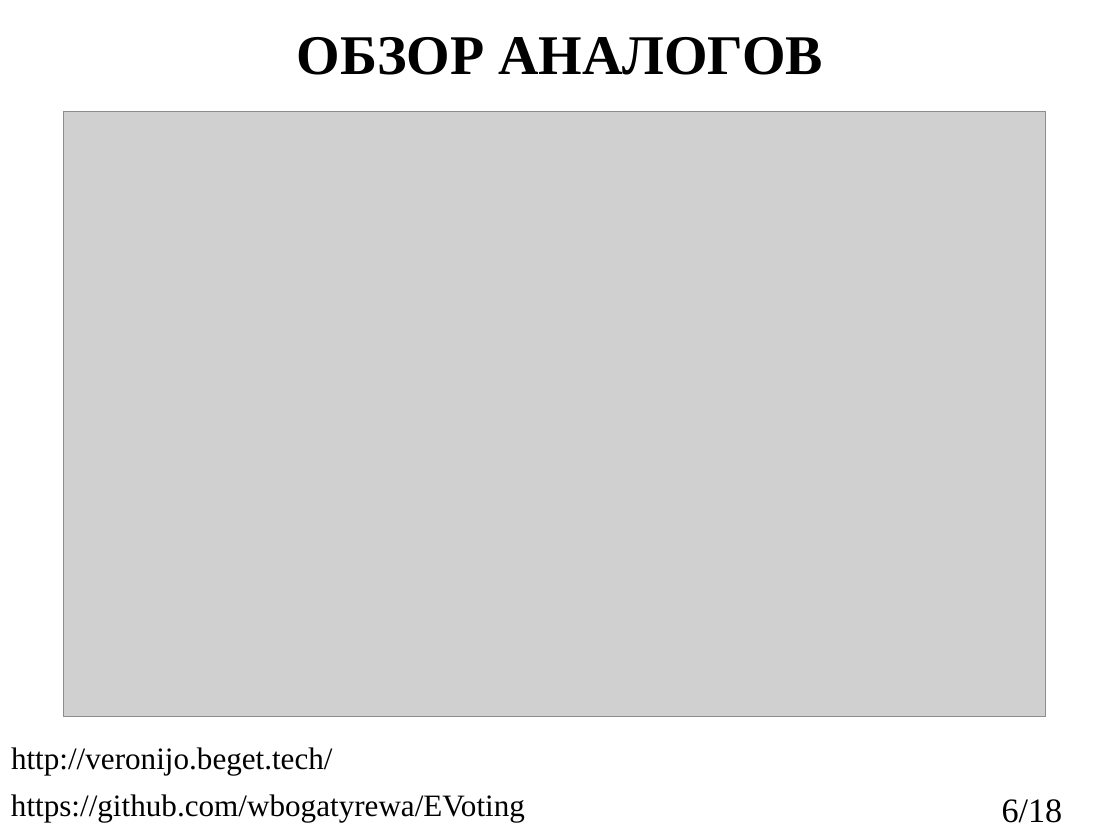
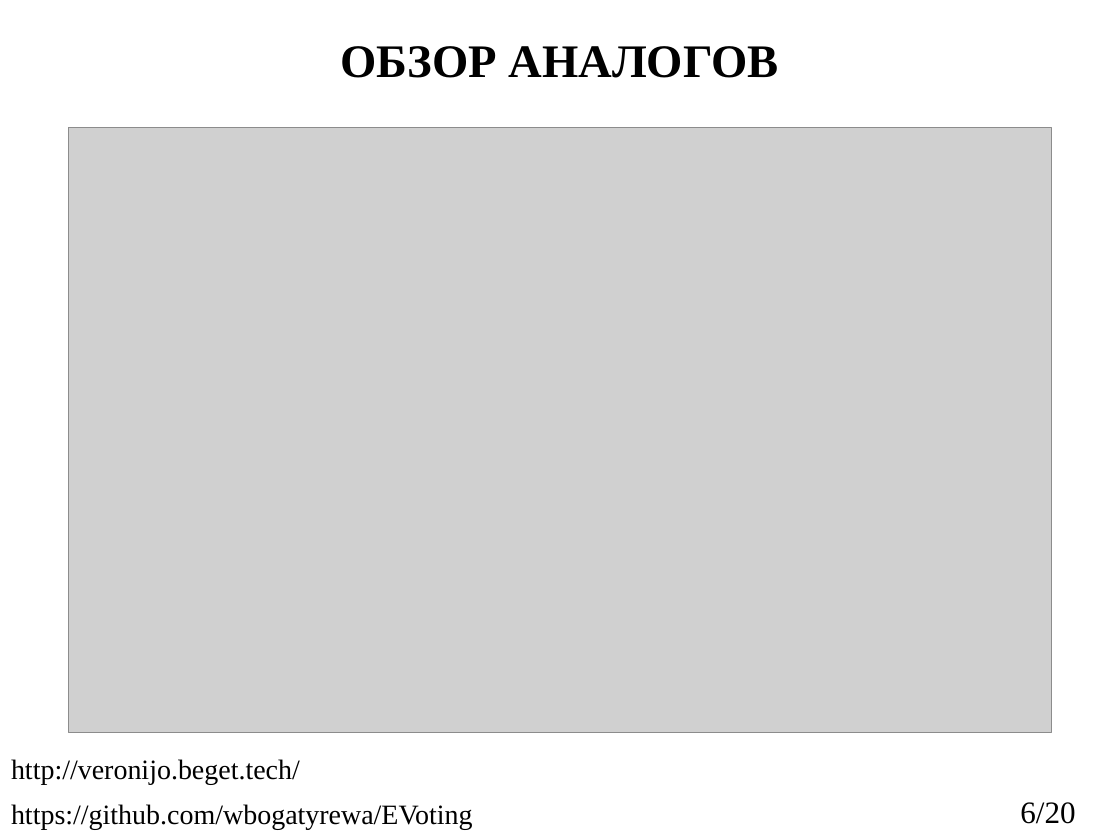
Before and after one commit to wbogatyrewa/EVoting, a slide deck: slide 6 of reports/2023_403_БогатыреваВО_slides.pptx. Drawn at 1120x840 pixels with LibreOffice and Linux fonts; fonts in the diff are those of the drawing; grey boxes stand for pictures. Boxes give left, top, right and bottom in pixels: in the first picture for what was removed or moved away, otherwise in the second. Text is boxed around its words. In the diff, an @@ line names an element or a change of style, - is before the commit and + after.

```diff
--- a/reports/2023_403_БогатыреваВО_slides.pptx
+++ b/reports/2023_403_БогатыреваВО_slides.pptx
@@ title "ОБЗОР АНАЛОГОВ": place and size @@
-title "ОБЗОР АНАЛОГОВ" at [297,37,823,75]
+title "ОБЗОР АНАЛОГОВ" at [340,46,778,78]
@@ title "ОБЗОР АНАЛОГОВ" at [340,46,778,78]: size 36 to 30 pt @@
@@ picture: place and size @@
-picture at [64,112,1046,717]
+picture at [68,128,1051,732]
@@ text "http://veronijo.beget.tech/": place and size @@
-text "http://veronijo.beget.tech/" at [11,747,333,775]
+text "http://veronijo.beget.tech/" at [11,759,300,784]
@@ text "http://veronijo.beget.tech/" at [11,759,300,784]: size 20 to 18 pt @@
@@ text "https://github.com/wbogatyrewa/EVoting" at [11,804,473,829]: size 20 to 18 pt @@
@@ text "https://github.com/wbogatyrewa/EVoting": place and size @@
-text "https://github.com/wbogatyrewa/EVoting" at [11,794,525,821]
+text "https://github.com/wbogatyrewa/EVoting" at [11,804,473,829]
@@ text at [1020,802,1075,824]: text changed; size 22 to 20 pt @@
-6/18
+6/20
```
Also in this commit, not shown: 15 other slides changed, 3 slides added, 1 slide removed, 2 other files.
